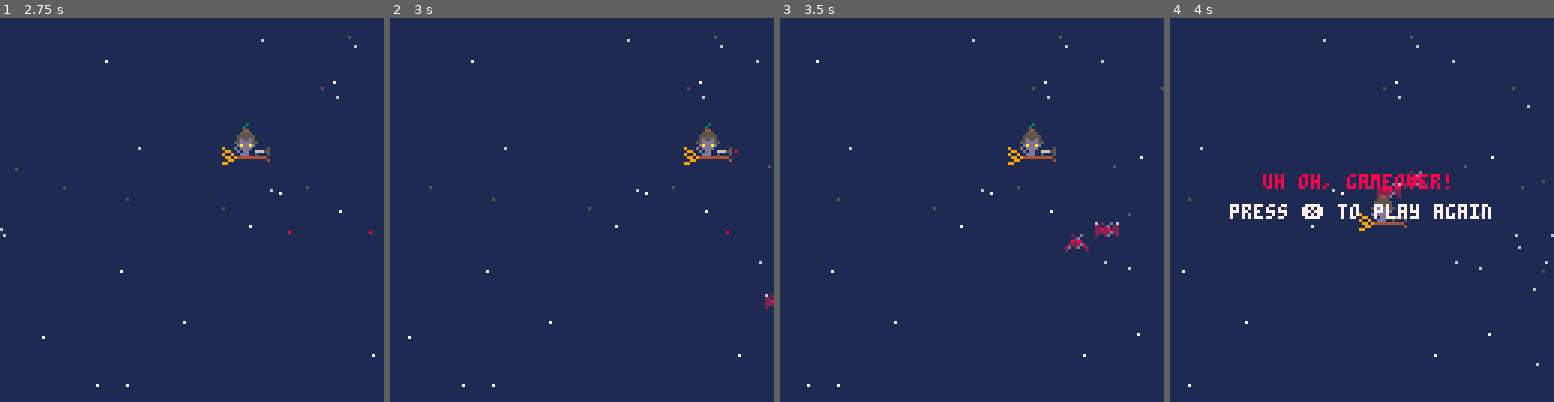
Above: before the commit, frames 1-4 (left to right).
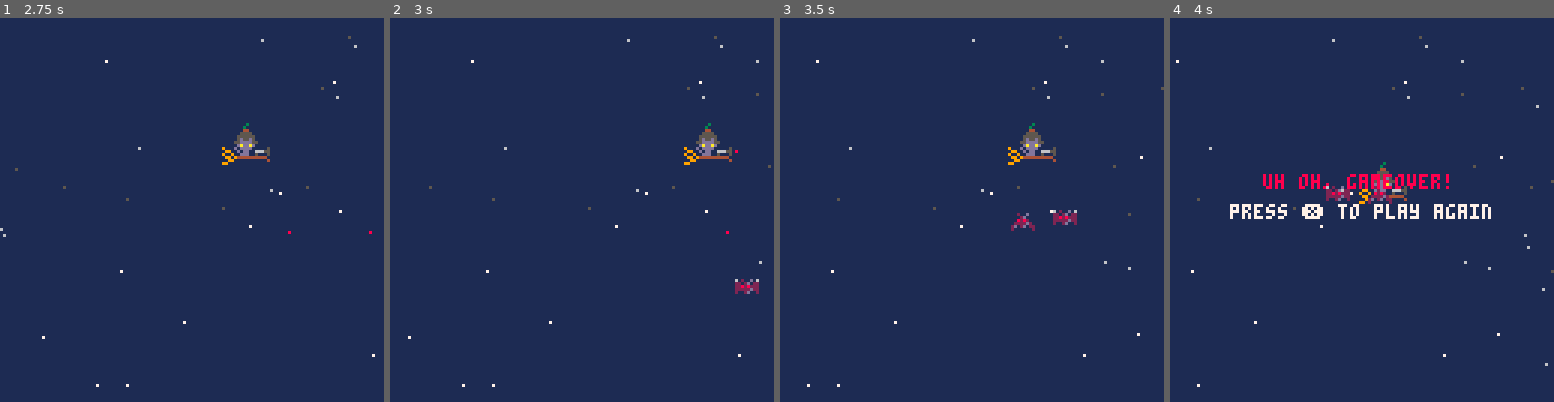
Above: after the commit, the same moments.

Repository: austintian03/flying-cat.p8
Game: PICO-8 cartridge carts/prototype.p8
The game is run twice, just before and just after one commit, with the same random seed, the same clock (stepped at 60 frames per second) and the same inputs.
Inputs:
- Up to frame 1 (2.75 s): tap X (X key) at 0.33, 1.07, 1.85 s; hold Right 1.6-2.1 s; hold Up 2.15-2.42 s; hold Right from 2.47 s (still down)
- Up to frame 2 (3 s): keep holding Right; tap X (X key) at 2.97 s
- Up to frame 3 (3.5 s): release Right at 3.03 s; hold Left from 3.08 s (still down)
- Up to frame 4 (4 s): release Left at 3.58 s; hold Down 3.63-3.97 s

Frame 1 is identical in both runs. In frame 2, 0.3% of the frame differs, in the area x 89-100%, y 19-76%; in frame 3, 0.6%; in frame 4, 1.4%, in the area x 1-100%, y 4-97%.

Commit message:
Get rid of unnecessary maths used in enemy direction movement

Diff:
--- a/carts/prototype.p8
+++ b/carts/prototype.p8
@@ -209,20 +209,19 @@
 function update_enemy(e)
 	collide_with_b(e)	--check for bullet
 	collide_with_p(e) --check for player collision
+
 	--local vars to aide movement calcs
 	local dist={e.x-p.x,p.y-e.y}					--line between player and enemy
-	local ang=atan2(dist[1],abs(dist[2])) --using angle between (0,0) and (dx,dy)
- local rf=mid(0.5,1,ang)										--random factor between 0.5 and 1
 	local dir=dist[2]/abs(dist[2]) 		--direction
 
 	--set directional force, checking aggro distance
-	if ((e.x<p.x+71 and e.x>=p.x-128) and not e.aggro) then
+	if ((e.x<p.x+72 and e.x>=p.x) or (e.aggro and e.x>=p.x+15)) then
 		e.aggro=true
-		e.dy=max(dir*1.5,dist[2]/30)*rf
-		e.dx=min(2.5,dist[1]/30)*rf
+		e.dy=max(dir*1.6,dist[2]/30)
+		e.dx=max(2.5,dist[1]/30)
 	elseif (not e.aggro) then
-		e.dx=0.8*rf
-		e.dy=rndb(-1,1)*rf
+		e.dx=0.8
+		e.dy=rndb(-1,1)
 	end
 
 	--move the player, staying within bounds
